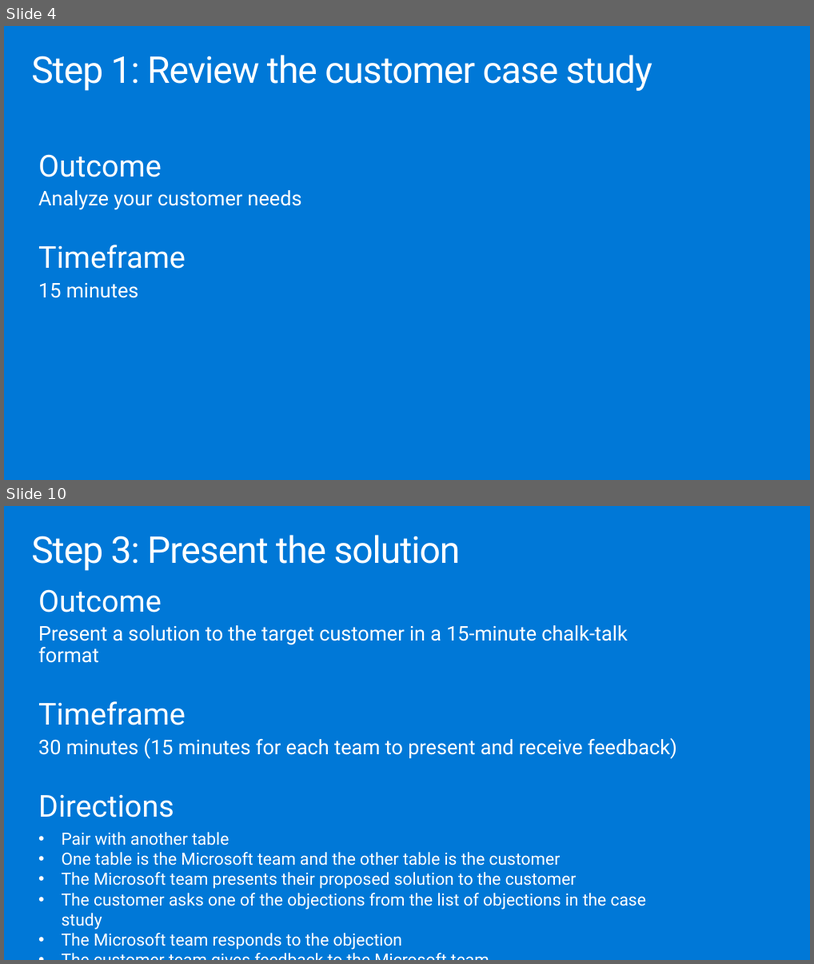
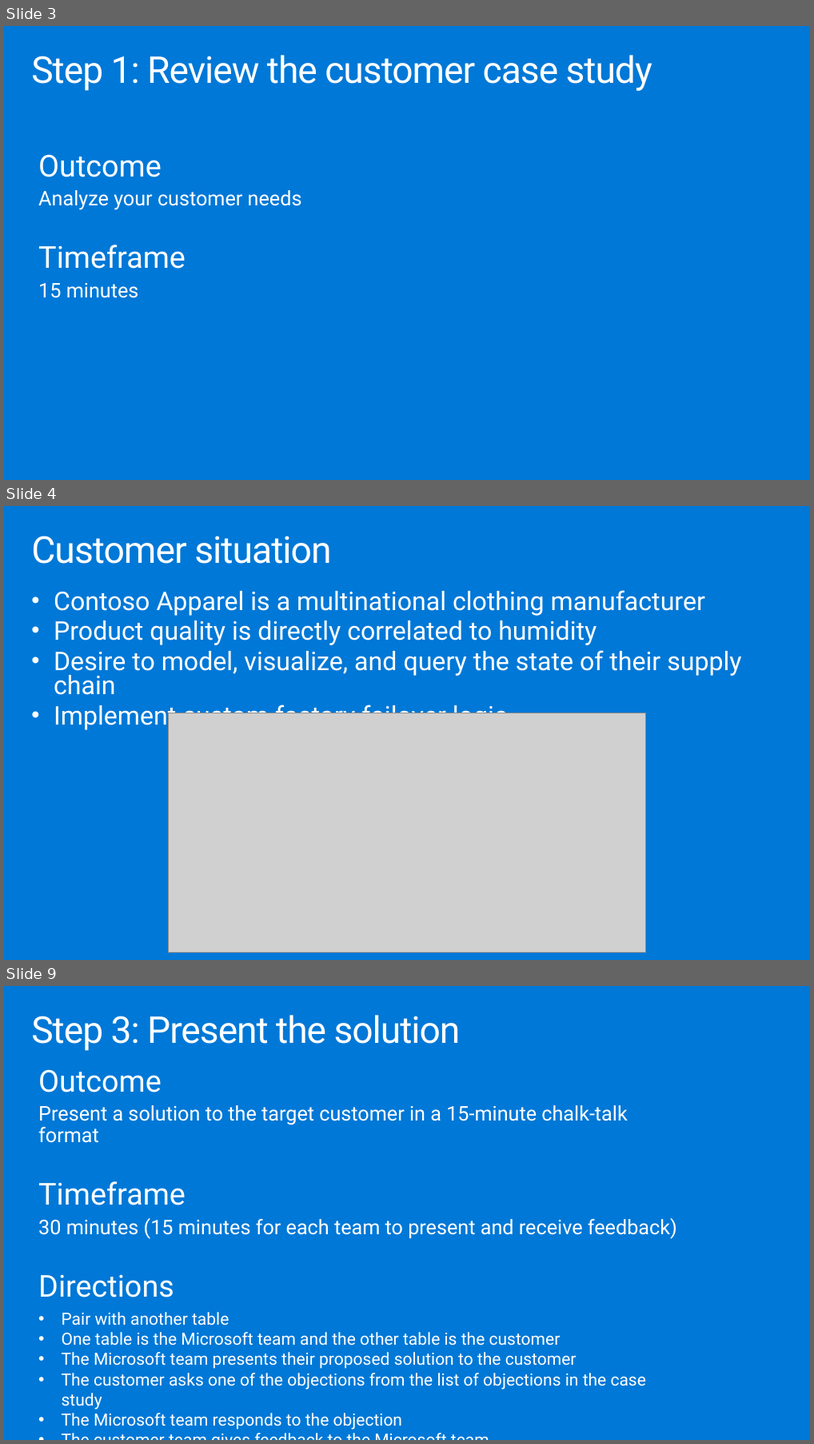
Before and after one commit to solliancenet/microsoft-leveraging-azure-digital-twins-supply-chain, a slide deck: Whiteboard design session/WDS trainer presentation - Leveraging Azure Digital Twins in a supply chain.pptx. Shown one above the other, each under a label of ours: slides 4 and 10 before the commit, slides 3, 4 and 9 after it; the slides between them are not shown. The pictures are 814x964 and 814x1444 pixels, drawn with LibreOffice and Linux fonts; fonts in the diff are those of the drawing; grey boxes stand for pictures. Boxes give left, top, right and bottom in pixels: in the first picture for what was removed or moved away, otherwise in the second. Text is boxed around its words. In the diff, an @@ line names an element or a change of style, - is before the commit and + after.

```diff
--- a/Whiteboard design session/WDS trainer presentation - Leveraging Azure Digital Twins in a supply chain.pptx
+++ b/Whiteboard design session/WDS trainer presentation - Leveraging Azure Digital Twins in a supply chain.pptx
@@ slide 4 added at [4,506,810,960], background #0078D7 @@
@@ title added at [31,536,331,564], 44.1 pt, text #FFFFFF @@
+Customer situation
@@ text added at [54,590,742,731], 30.6 pt, text #FFFFFF @@
+• Contoso Apparel is a multinational clothing manufacturer
+• Product quality is directly correlated to humidity
+• Desire to model, visualize, and query the state of their supply chain
+• Implement custom factory failover logic
@@ picture added at [169,713,646,952] @@
@@ what was slide 4 is now slide 3 @@
@@ what was slide 10 is now slide 9 @@
```
Also in this commit, not shown: 1 slide changed, 19 other slides added, 17 slides removed, 1 other file.
